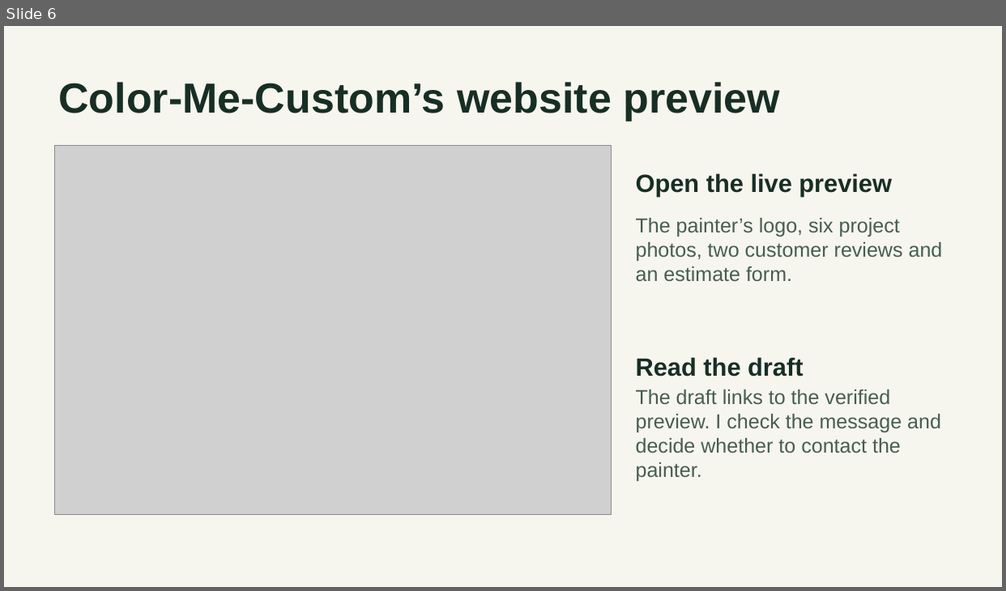
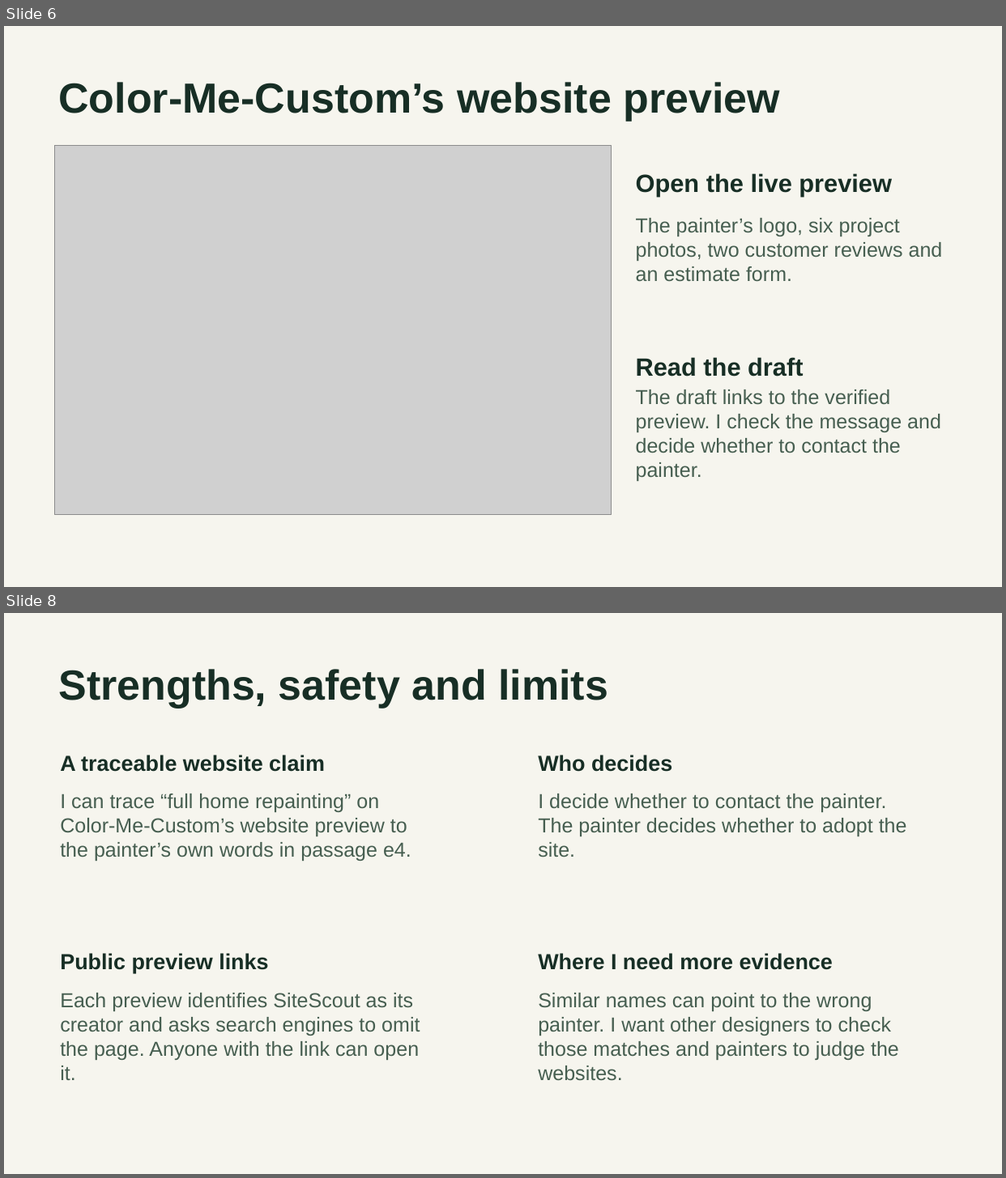
Before and after one commit to Abraham21/sitescout-capstone, a slide deck: submission/SiteScout Presentation.pptx. Shown one above the other, each under a label of ours: slide 6 before the commit, slides 6 and 8 after it; the slides between them are not shown. The pictures are 1006x591 and 1006x1178 pixels, drawn with LibreOffice and Linux fonts; fonts in the diff are those of the drawing; grey boxes stand for pictures. Boxes give left, top, right and bottom in pixels: in the first picture for what was removed or moved away, otherwise in the second. Text is boxed around its words. In the diff, an @@ line names an element or a change of style, - is before the commit and + after.

Commit message:
Align capstone report, presentation and recording guide around Color-Me-Custom

```diff
--- a/submission/SiteScout Presentation.pptx
+++ b/submission/SiteScout Presentation.pptx
@@ slide 8 added at [4, 613, 1002, 1174], background #F6F5EE @@
@@ text added at [58, 669, 608, 709], 40.5 pt, text #172E25, bold @@
+Strengths, safety and limits
@@ text added at [60, 755, 325, 772], 21 pt, text #172E25, bold @@
+A traceable website claim
@@ text added at [538, 755, 672, 772], 21 pt, text #172E25, bold @@
+Who decides
@@ text added at [60, 794, 411, 861], 19.5 pt, text #465E50 @@
+I can trace “full home repainting” on Color-Me-Custom’s website preview to the painter’s own words in passage e4.
@@ text added at [538, 794, 907, 858], 19.5 pt, text #465E50 @@
+I decide whether to contact the painter. The painter decides whether to adopt the site.
@@ text added at [538, 952, 833, 973], 21 pt, text #172E25, bold @@
+Where I need more evidence
@@ text added at [60, 953, 268, 973], 21 pt, text #172E25, bold @@
+Public preview links
@@ text added at [60, 993, 420, 1080], 19.5 pt, text #465E50 @@
+Each preview identifies SiteScout as its creator and asks search engines to omit the page. Anyone with the link can open it.
@@ text added at [538, 993, 899, 1081], 19.5 pt, text #465E50 @@
+Similar names can point to the wrong painter. I want other designers to check those matches and painters to judge the websites.
```
Also in this commit, not shown: 6 slides changed, 1 slide removed, 6 other files.
